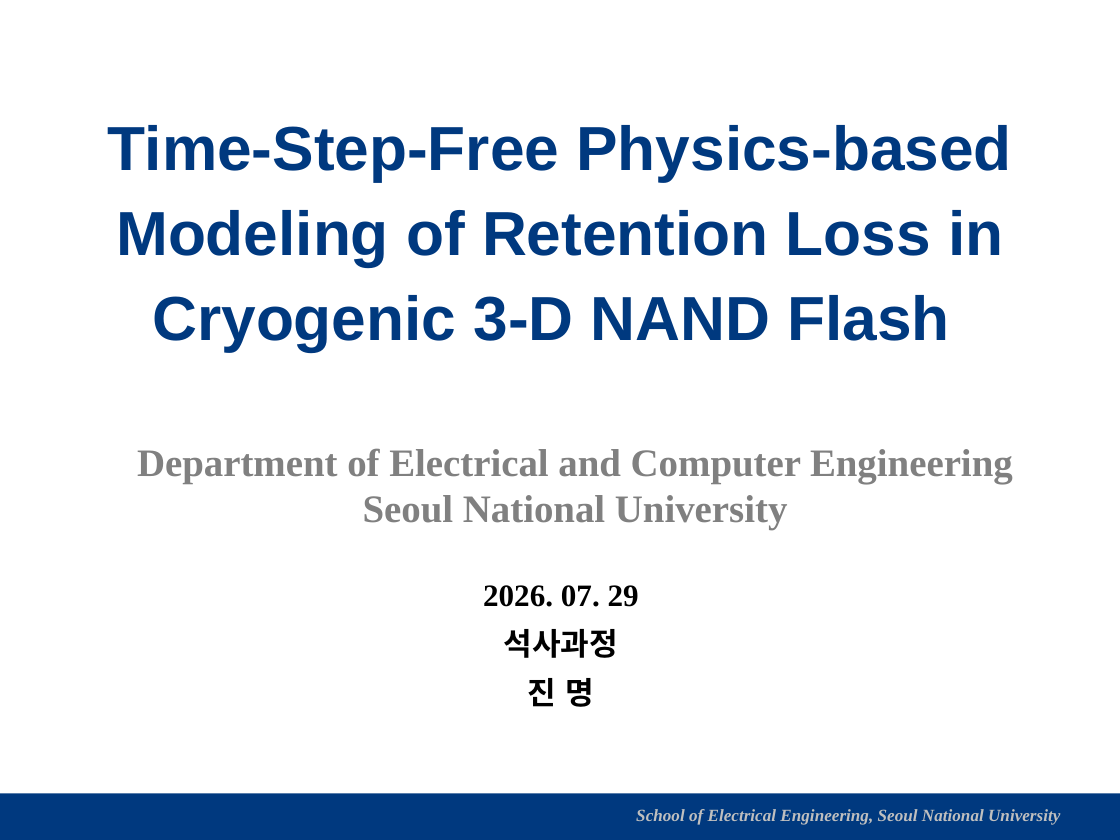
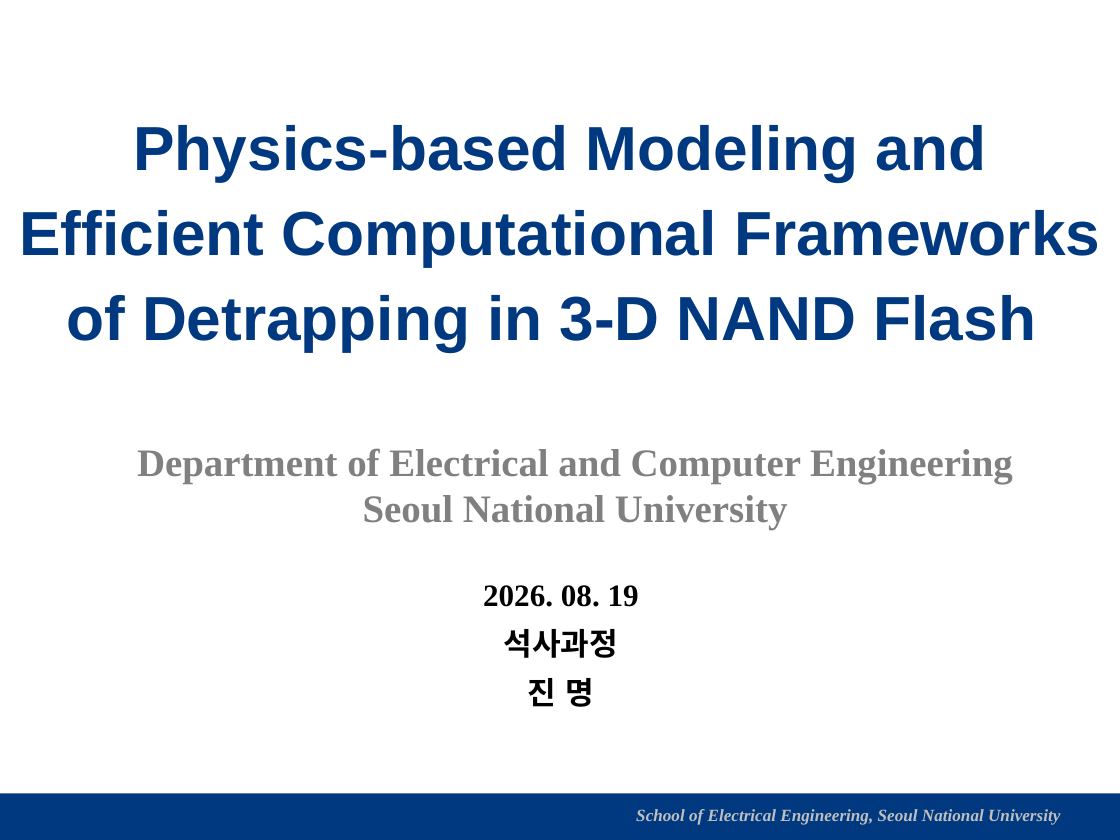
Before and after one commit to vectorcont62-dev/Graduation-SNU-MS, a slide deck: slide 1 of 진명 석사졸업 연구 정리 - 피드백 반영.pptx. Drawn at 1120x840 pixels with LibreOffice and Linux fonts; fonts in the diff are those of the drawing; background and template pictures are left out. Boxes give left, top, right and bottom in pixels: in the first picture for what was removed or moved away, otherwise in the second. Text is boxed around its words. In the diff, an @@ line names an element or a change of style, - is before the commit and + after.

```diff
--- a/진명 석사졸업 연구 정리 - 피드백 반영.pptx
+++ b/진명 석사졸업 연구 정리 - 피드백 반영.pptx
@@ title at (19, 125, 1100, 351): text changed @@
-Time-Step-Free Physics-based
-Modeling of Retention Loss in
-Cryogenic 3-D NAND Flash
+Physics-based Modeling and Efficient Computational Frameworks of Detrapping in 3-D NAND Flash
@@ text at (483, 585, 639, 607): text changed @@
-2026. 07. 29
+2026. 08. 19
```
Also in this commit, not shown: 2 other slides changed, 2 slides added, 2 slides removed, 1 other file.
